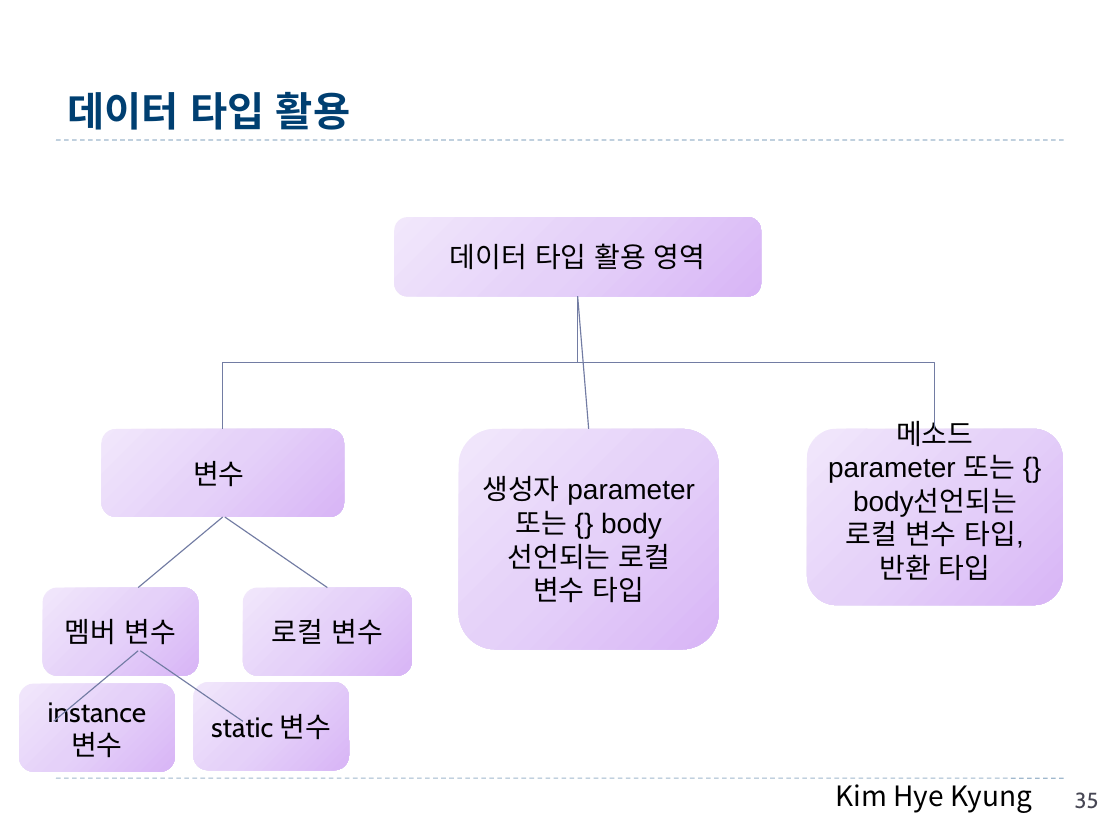
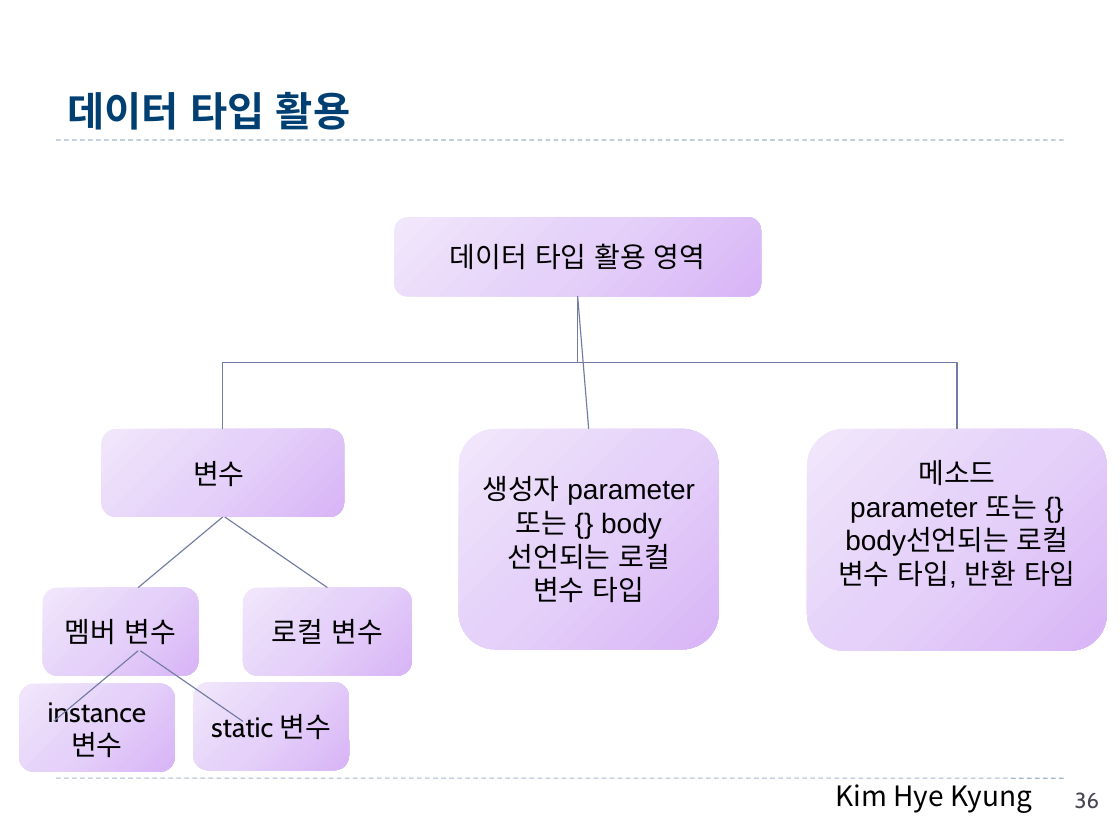
Before and after one commit to hwanginbeom/bigData, a slide deck: slide 36 of 1.Java_김혜경.pptx (slide 35 before the commit). Drawn at 1120x840 pixels with LibreOffice and Linux fonts; fonts in the diff are those of the drawing. Boxes give left, top, right and bottom in pixels: in the first picture for what was removed or moved away, otherwise in the second. Text is boxed around its words. In the diff, an @@ line names an element or a change of style, - is before the commit and + after.

```diff
--- a/1.Java_김혜경.pptx
+++ b/1.Java_김혜경.pptx
@@ elbow line moved from (578, 297) - (935, 429) to (578, 297) - (956, 429) @@
@@ rounded rectangle "메소드" resized from (x1=806, y1=429, x2=1062, y2=605) to (x1=806, y1=429, x2=1107, y2=651) @@
@@ page number at (x1=1075, y1=792, x2=1099, y2=809): text changed @@
-35
+36
```
Also in this commit, not shown: 14 other slides changed, 1 slide added.
